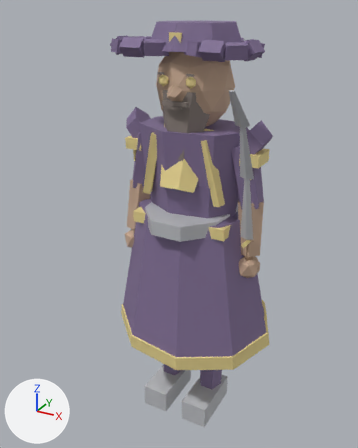
The glTF model assets/models/capitan_calipso.glb: old version first, new version second.
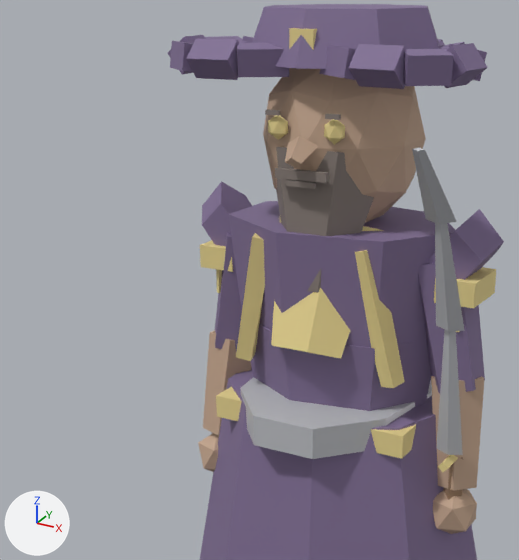
Each version is shown whole from a 50 mm camera at (0.871, -1.708, 1.741) aimed at (-0.076, 0.013, 0.88), then close up on the part from 8% to 78% of the width and 4% to 65% of the height. Arrows for +X, +Y and +Z are at lower left; the lights stay in place. The older version's two pictures come first. Vertices at exactly the same position are counted once.

Objects in the first close-up: 'Cuerpo'.
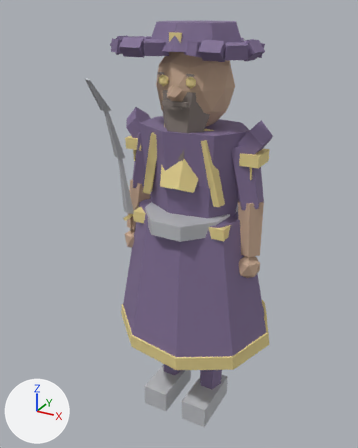
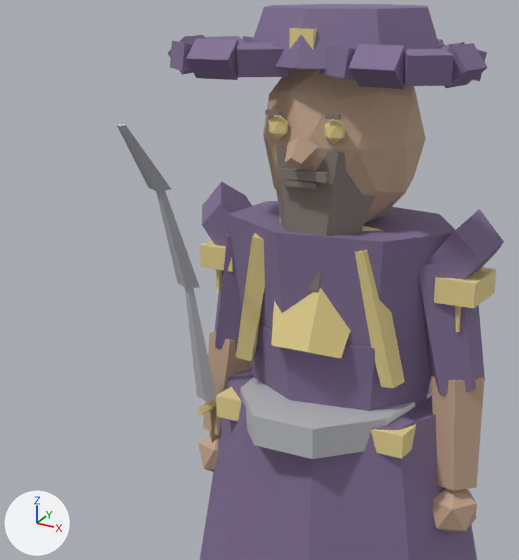
Where the change shows, as pixel boxes [x1, y1, x2, y2] in the close-ups (519 x 560 px; the box of a moved part takes in the faces that stretch with it):
'Cuerpo', reshaped: before [168, 4, 504, 560]; after [117, 4, 504, 560]
part 1 of me_cuerpo, moved or reshaped: before [438, 455, 458, 473]; after [196, 401, 216, 416]
part 2 of me_cuerpo, moved or reshaped: before [436, 329, 463, 455]; after [185, 288, 216, 401]
part 3 of me_cuerpo, moved or reshaped: before [435, 223, 465, 331]; after [156, 191, 200, 288]
part 4 of me_cuerpo, moved or reshaped: before [412, 147, 457, 225]; after [117, 123, 171, 192]
part 5 of me_cuerpo, moved or reshaped (mostly hidden): before [443, 457, 463, 500]; after [210, 406, 219, 443]

Patch to the scene script:
```diff
--- a/assets/models/capitan_calipso.glb.py
+++ b/assets/models/capitan_calipso.glb.py
@@ me_cuerpo @@
 me_cuerpo.from_pydata(...)  # 666 vertices, 1073 faces; spans x -0.34..0.37, y -0.31..0.4, z 0.0..1.69
 # used by ob_cuerpo; location = (0.0, 0.0, 0.0)
+# me_cuerpo part 1: the loose piece of 8 vertices spanning x 0.26..0.28, y -0.11..-0.03, z 0.9..0.92 is moved by (-0.54, 0.0, 0.0)
+# me_cuerpo part 2: the loose piece of 8 vertices spanning x 0.24..0.3, y -0.14..-0.07, z 0.93..1.19 is moved by (-0.54, 0.0, 0.0)
+# me_cuerpo part 3: the loose piece of 8 vertices spanning x 0.25..0.31, y -0.22..-0.13, z 1.19..1.39 is moved by (-0.54, 0.0, 0.0)
+# me_cuerpo part 4: the loose piece of 8 vertices spanning x 0.26..0.31, y -0.31..-0.21, z 1.38..1.51 is moved by (-0.54, 0.0, 0.0)
+# me_cuerpo part 5: the loose piece of 8 vertices spanning x 0.25..0.29, y -0.07..-0.03, z 0.77..0.91 is moved by (-0.54, 0.0, 0.0)
 me_cuerpo.materials.append(mat_cloth)
```
